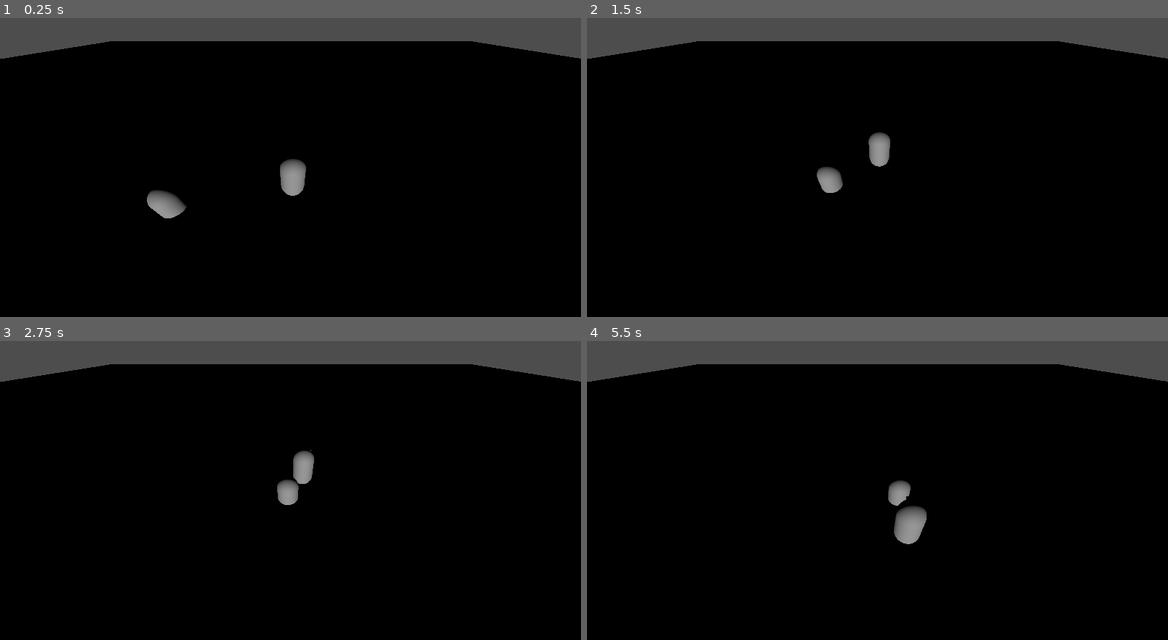
Above: before the commit, frames 1-4 (two rows, left to right).
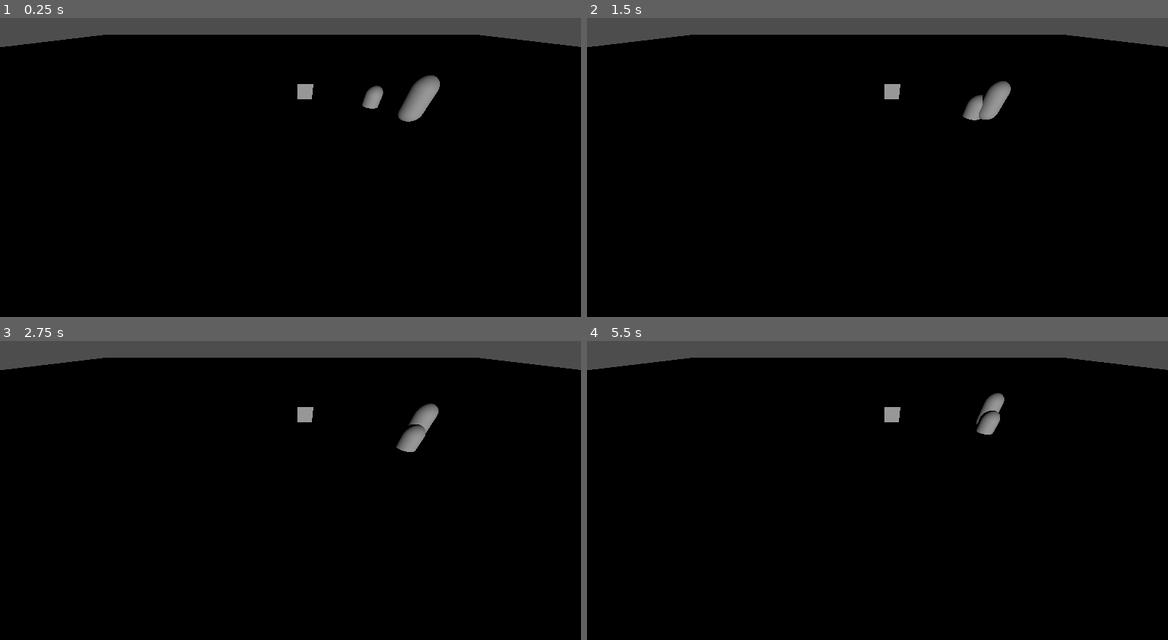
Above: after the commit, the same moments.

Repository: Caio-Augusto-Paiva/Escape-from-Infected-House
Game: Godot game, scene res://cenas/nivel_casa.tscn
Two runs of this game, one before a commit and one after it. Both use one fixed random seed, a clock stepped at 60 frames per second and the inputs below. The project has no main scene, so this scene is started directly.
Inputs (mouse positions are in pixels of both pictures, inside the frame that each line leads up to):
- Up to frame 1 (0.25 s): no input
- Up to frame 2 (1.5 s): move the mouse to (1005, 137) at 0.52 s; press the mouse at (1005, 137) at 0.53 s; hold W (frente) 0.53-1.28 s; tap Tab (trocar_arma, bound only after the commit) at 0.8, 1.35 s; move the mouse to (761, 170) at 1.27 s; release the mouse at (761, 170) at 1.28 s; hold S (tras) from 1.28 s (still down)
- Up to frame 3 (2.75 s): click (174, 493) at 1.55 s; move the mouse to (348, 406) at 2.02 s; release S (tras) at 2.03 s; hold W (frente) from 2.03 s (still down); tap D (girar_dir) at 2.1 s; tap Tab (trocar_arma, bound only after the commit) at 2.3 s
- Up to frame 4 (5.5 s): move the mouse to (848, 541) at 2.77 s; tap A (girar_esq) at 2.85 s; click (848, 541) at 3.05 s; move the mouse to (1051, 526) at 3.52 s; release W (frente) at 3.53 s; press the mouse at (1051, 526) at 3.53 s; hold S (tras) from 3.53 s (still down); tap Tab (trocar_arma, bound only after the commit) at 3.8, 4.35, 5.3 s; move the mouse to (703, 427) at 4.27 s; release the mouse at (703, 427) at 4.28 s; click (703, 427) at 4.55 s; move the mouse to (906, 478) at 5.02 s; press the mouse at (906, 478) at 5.03 s

The runs differ from the first frame. In frame 1, 4.4% of the frame differs, in the area x 0-100%, y 5-67%; in frame 2, 4.0%; in frame 3, 3.9%; in frame 4, 3.9%.

Commit message:
Adicionando Base das Armas

Diff:
--- /dev/null
+++ b/escape-from-infected-house/cenas/item_arma.tscn
@@ -0,0 +1,16 @@
+[gd_scene load_steps=4 format=3 uid="uid://bxbht5ndis2s3"]
+
+[ext_resource type="Script" uid="uid://c1poa7r5tww61" path="res://scripts/item_arma.gd" id="1_lef7q"]
+
+[sub_resource type="BoxShape3D" id="BoxShape3D_ia28q"]
+
+[sub_resource type="BoxMesh" id="BoxMesh_7geoo"]
+
+[node name="ItemArma" type="Area3D"]
+script = ExtResource("1_lef7q")
+
+[node name="CollisionShape3D" type="CollisionShape3D" parent="."]
+shape = SubResource("BoxShape3D_ia28q")
+
+[node name="MeshInstance3D" type="MeshInstance3D" parent="."]
+mesh = SubResource("BoxMesh_7geoo")
--- a/escape-from-infected-house/cenas/nivel_casa.tscn
+++ b/escape-from-infected-house/cenas/nivel_casa.tscn
@@ -1,8 +1,9 @@
-[gd_scene load_steps=6 format=3 uid="uid://kw1gjgfi56b4"]
+[gd_scene load_steps=7 format=3 uid="uid://kw1gjgfi56b4"]
 
 [ext_resource type="Script" uid="uid://c8ld8yndvfdon" path="res://scripts/troca_camera.gd" id="1_y2j4s"]
 [ext_resource type="PackedScene" uid="uid://dchn0obba5lso" path="res://cenas/player.tscn" id="2_2pnjn"]
 [ext_resource type="PackedScene" uid="uid://dld1y6ssudvmk" path="res://cenas/zumbi.tscn" id="3_fwkce"]
+[ext_resource type="PackedScene" uid="uid://bxbht5ndis2s3" path="res://cenas/item_arma.tscn" id="4_8agmt"]
 
 [sub_resource type="BoxShape3D" id="BoxShape3D_2pnjn"]
 size = Vector3(0.996521, 0.97101593, 0.96982574)
@@ -32,13 +33,11 @@
 transform = Transform3D(1, 0, 0, 0, 0.73015034, 0.68328655, 0, -0.68328655, 0.73015034, -0.042862505, 1.0177816, 0.45127392)
 fov = 94.30871
 
-[node name="Player" parent="." instance=ExtResource("2_2pnjn")]
-transform = Transform3D(0.2, 0, 0, 0, 0.2, 0, 0, 0, 0.2, -0.024767458, 0.5693709, -0.3176484)
-
 [node name="NavigationRegion3D" type="NavigationRegion3D" parent="."]
 navigation_mesh = SubResource("NavigationMesh_2pnjn")
 
 [node name="Arquitetura" type="CSGCombiner3D" parent="NavigationRegion3D"]
+transform = Transform3D(1, 0, 0, 0, 1, 0, 0, 0, 1, 0, 0.29498446, 0)
 use_collision = true
 
 [node name="CSGBox3D" type="CSGBox3D" parent="NavigationRegion3D/Arquitetura"]
@@ -49,7 +48,13 @@
 transform = Transform3D(1, 0, 0, 0, 1, 0, 0, 0, 1, -0.06443977, 0.6090355, 0)
 operation = 2
 
+[node name="SMG" parent="." instance=ExtResource("4_8agmt")]
+transform = Transform3D(0.2, 0, 0, 0, 0.2, 0, 0, 0, 0.2, 0.14648667, 0.50774884, -1.649047)
+
+[node name="Player" parent="." instance=ExtResource("2_2pnjn")]
+transform = Transform3D(0.2, 0, 0, 0, 0.2, 0, 0, 0, 0.2, 1.0501667, 1.034974, -0.8336048)
+
 [node name="Zumbi" parent="." instance=ExtResource("3_fwkce")]
-transform = Transform3D(0.2, 0, 0, 0, 0.2, 0, 0, 0, 0.2, -1.1075436, 0.44447088, -0.14450192)
+transform = Transform3D(0.2, 0, 0, 0, 0.2, 0, 0, 0, 0.2, 0.95557785, 0.54030526, -1.5144656)
 
 [connection signal="body_entered" from="SistemasDeCamera/Gatilho_SalaEstar" to="SistemasDeCamera/Gatilho_SalaEstar" method="_on_body_entered"]
--- a/escape-from-infected-house/cenas/player.tscn
+++ b/escape-from-infected-house/cenas/player.tscn
@@ -7,6 +7,8 @@
 [sub_resource type="CapsuleMesh" id="CapsuleMesh_8or6t"]
 
 [sub_resource type="BoxMesh" id="BoxMesh_unwft"]
+
+[sub_resource type="BoxMesh" id="BoxMesh_8or6t"]
 
 [node name="Player" type="CharacterBody3D"]
 transform = Transform3D(0.5, 0, 0, 0, 0.5, 0, 0, 0, 0.5, 0, 0, 0)
@@ -21,3 +23,13 @@
 [node name="MeshInstance3D2" type="MeshInstance3D" parent="."]
 transform = Transform3D(0.3, 0, 0, 0, 0.3, 0, 0, 0, 0.3, 0.065, 0.559028, -0.46387875)
 mesh = SubResource("BoxMesh_unwft")
+
+[node name="Mao" type="Node3D" parent="."]
+transform = Transform3D(0.2, 0, 0, 0, 0.2, 0, 0, 0, 0.2, 0.547284, 0.105377674, -0.47380355)
+
+[node name="MeshInstance3D" type="MeshInstance3D" parent="Mao"]
+mesh = SubResource("BoxMesh_8or6t")
+
+[node name="RayCast3D" type="RayCast3D" parent="Mao"]
+transform = Transform3D(0.20000002, 0, 0, 0, 0.20000002, 0, 0, 0, 0.20000002, 0, 0, -0.17296338)
+target_position = Vector3(0, 0, -1)
--- a/escape-from-infected-house/cenas/zumbi.tscn
+++ b/escape-from-infected-house/cenas/zumbi.tscn
@@ -7,13 +7,15 @@
 [sub_resource type="CapsuleMesh" id="CapsuleMesh_kgwef"]
 
 [node name="Zumbi" type="CharacterBody3D"]
+transform = Transform3D(0.2, 0, 0, 0, 0.2, 0, 0, 0, 0.2, 0, 0, 0)
 script = ExtResource("1_slohk")
 
 [node name="CollisionShape3D" type="CollisionShape3D" parent="."]
-transform = Transform3D(0.2, 0, 0, 0, 0.2, 0, 0, 0, 0.2, 0, 0, 0)
+transform = Transform3D(0.20000002, 0, 0, 0, 0.20000002, 0, 0, 0, 0.20000002, 0, 1, 0)
 shape = SubResource("CapsuleShape3D_7fhua")
 
 [node name="MeshInstance3D" type="MeshInstance3D" parent="."]
+transform = Transform3D(1, 0, 0, 0, 1, 0, 0, 0, 1, 0, 1, 0)
 mesh = SubResource("CapsuleMesh_kgwef")
 
 [node name="NavigationAgent3D" type="NavigationAgent3D" parent="."]
--- a/escape-from-infected-house/project.godot
+++ b/escape-from-infected-house/project.godot
@@ -36,3 +36,13 @@
 "events": [Object(InputEventKey,"resource_local_to_scene":false,"resource_name":"","device":-1,"window_id":0,"alt_press …(192 unchanged characters)…
 ]
 }
+atirar={
+"deadzone": 0.2,
+"events": [Object(InputEventMouseButton,"resource_local_to_scene":false,"resource_name":"","device":-1,"window_id":0,"alt_pressed":false,"shift_pressed":false,"ctrl_pressed":false,"meta_pressed":false,"button_mask":0,"position":Vector2(0, 0),"global_position":Vector2(0, 0),"factor":1.0,"button_index":1,"canceled":false,"pressed":false,"double_click":false,"script":null)
+]
+}
+trocar_arma={
+"deadzone": 0.2,
+"events": [Object(InputEventKey,"resource_local_to_scene":false,"resource_name":"","device":-1,"window_id":0,"alt_pressed":false,"shift_pressed":false,"ctrl_pressed":false,"meta_pressed":false,"pressed":false,"keycode":0,"physical_keycode":4194306,"key_label":0,"unicode":0,"location":0,"echo":false,"script":null)
+]
+}
--- /dev/null
+++ b/escape-from-infected-house/scripts/item_arma.gd
@@ -0,0 +1,25 @@
+extends Area3D
+
+# Qual arma esse item entrega?
+@export_enum("Pistola", "SMG", "Shotgun") var nome_arma = "Shotgun"
+
+func _ready():
+	body_entered.connect(_on_body_entered)
+
+func _on_body_entered(body):
+	if body.name == "Player":
+		# CORREÇÃO: Mudamos de '.inventory' para '.inventario'
+		if body.inventario.has(nome_arma):
+			print("Já tenho essa arma!")
+			return
+
+		print("Pegou: " + nome_arma)
+
+		# Adiciona na lista 'inventario' do player
+		body.inventario.append(nome_arma)
+
+		# Equipa a arma nova automaticamente
+		# (O índice da nova arma é o tamanho da lista - 1)
+		body.arma_atual_index = body.inventario.size() - 1
+
+		queue_free() # Some com o item do chão
--- a/escape-from-infected-house/scripts/player.gd
+++ b/escape-from-infected-house/scripts/player.gd
@@ -1,28 +1,103 @@
 extends CharacterBody3D
-# logica do player ( colisao virar andar e velocidade)
-const VELOCIDADE_MOVIMENTO = 3.0
-const VELOCIDADE_ROTACAO = 4.5
+
+@export var velocidade_movimento : float = 3.0
+@export var velocidade_rotacao : float = 4.5
 var gravidade = 9.8
 
+@onready var raycast = $Mao/RayCast3D
+
+var inventario = ["Pistola"]
+var arma_atual_index = 0
+var tempo_ultimo_tiro = 0.0
+
+var status_armas = {
+	"Pistola": {
+		"dano": 10,
+		"cadencia": 0.5,
+		"automatica": false,
+		"alcance_maximo": 20
+	},
+	"SMG": {
+		"dano": 5,
+		"cadencia": 0.1,
+		"automatica": true,
+		"alcance_maximo": 15
+	},
+	"Shotgun": {
+		"dano_base": 50,
+		"cadencia": 1.2,
+		"automatica": false,
+		"alcance_maximo": 10
+	}
+}
+
+func _ready():
+	raycast.add_exception(self)
+
 func _physics_process(delta):
-
 	if not is_on_floor():
 		velocity.y -= gravidade * delta
 
 	var input_giro = Input.get_axis("girar_dir", "girar_esq")
-
 	if input_giro != 0:
-		rotate_y(input_giro * VELOCIDADE_ROTACAO * delta)
+		rotate_y(input_giro * velocidade_rotacao * delta)
 
 	var input_movimento = Input.get_axis("frente", "tras")
-
 	var direcao = transform.basis.z * input_movimento
 
 	if input_movimento != 0:
-		velocity.x = direcao.x * VELOCIDADE_MOVIMENTO
-		velocity.z = direcao.z * VELOCIDADE_MOVIMENTO
+		velocity.x = direcao.x * velocidade_movimento
+		velocity.z = direcao.z * velocidade_movimento
 	else:
-		velocity.x = move_toward(velocity.x, 0, VELOCIDADE_MOVIMENTO)
-		velocity.z = move_toward(velocity.z, 0, VELOCIDADE_MOVIMENTO)
+		velocity.x = move_toward(velocity.x, 0, velocidade_movimento)
+		velocity.z = move_toward(velocity.z, 0, velocidade_movimento)
 
 	move_and_slide()
+
+	gerenciar_tiro()
+
+	if Input.is_action_just_pressed("trocar_arma"):
+		trocar_arma()
+
+func trocar_arma():
+	arma_atual_index += 1
+	if arma_atual_index >= inventario.size():
+		arma_atual_index = 0
+	print("Arma equipada: " + inventario[arma_atual_index])
+
+func gerenciar_tiro():
+	var arma_nome = inventario[arma_atual_index]
+	var stats = status_armas[arma_nome]
+	var current_time = Time.get_ticks_msec() / 1000.0
+
+	if current_time - tempo_ultimo_tiro < stats["cadencia"]:
+		return
+
+	var apertou_gatilho = false
+	if stats["automatica"]:
+		apertou_gatilho = Input.is_action_pressed("atirar")
+	else:
+		apertou_gatilho = Input.is_action_just_pressed("atirar")
+
+	if apertou_gatilho:
+		atirar(arma_nome, stats)
+		tempo_ultimo_tiro = current_time
+
+func atirar(nome, stats):
+	print("--- TENTANDO ATIRAR ---") # Se isso não aparecer, o botão não funciona.
+
+	raycast.target_position.z = -stats["alcance_maximo"]
+	raycast.force_raycast_update()
+
+	if raycast.is_colliding():
+		var colisor = raycast.get_collider()
+		print("Acertei algo: ", colisor.name) # Diz o que acertou
+
+		if colisor.has_method("receber_dano"):
+			print("E esse algo pode morrer!")
+			# ... (cálculo de dano continua aqui) ...
+			colisor.receber_dano(stats["dano"])
+		else:
+			print("Acertei, mas ele não tem script de vida.")
+	else:
+		print("O tiro saiu, mas não bateu em nada (Errou o alvo).")
--- a/escape-from-infected-house/scripts/zumbi.gd
+++ b/escape-from-infected-house/scripts/zumbi.gd
@@ -6,7 +6,7 @@
 @onready var agente_nav = $NavigationAgent3D
 
 var player = null
-
+var vida = 100
 func _ready():
 
 	player = get_tree().root.find_child("Player", true, false)
@@ -34,3 +34,17 @@
 		look_at(Vector3(player.global_position.x, global_position.y, player.global_position.z), Vector3.UP)
 
 	move_and_slide()
+func receber_dano(quantidade):
+	vida -= quantidade
+	print("Zumbi levou tiro! Vida restante: ", vida)
+
+	$MeshInstance3D.transparency = 0.5
+	await get_tree().create_timer(0.1).timeout
+	$MeshInstance3D.transparency = 0.0
+
+	if vida <= 0:
+		morrer()
+
+func morrer():
+	print("Zumbi Morreu!")
+	queue_free()
Not shown: 1 places in escape-from-infected-house/cenas/player.tscn that only renumber resources
Not shown, added: escape-from-infected-house/scripts/item_arma.gd.uid
